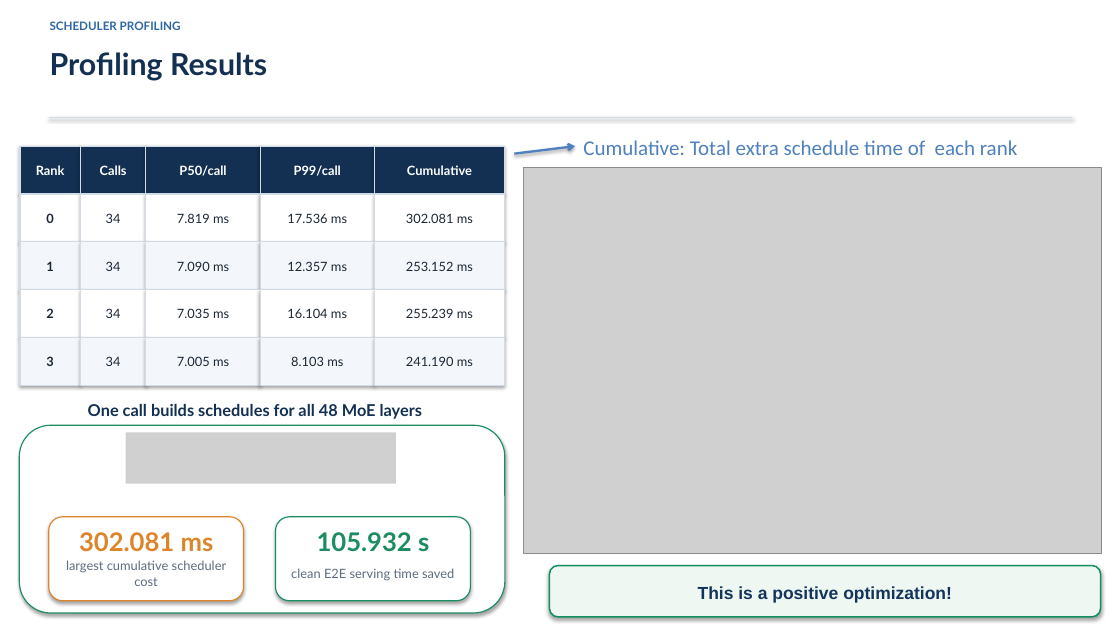
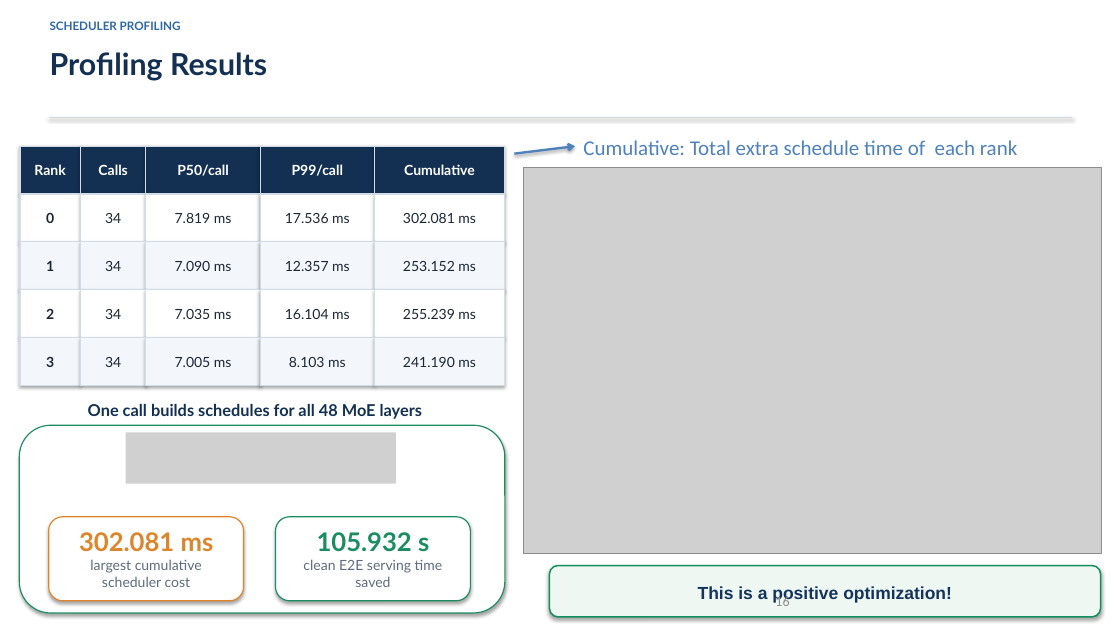
Before and after one commit to DOCCA0/vllm, a slide deck: slide 16 of benchmarks/eplb_rebalance/presentation/eplb_migration_batching.pptx (slide 15 before the commit). Drawn at 1120x630 pixels with LibreOffice and Linux fonts; fonts in the diff are those of the drawing; grey boxes stand for pictures. Boxes give left, top, right and bottom in pixels: in the first picture for what was removed or moved away, otherwise in the second. Text is boxed around its words. In the diff, an @@ line names an element or a change of style, - is before the commit and + after.

```diff
--- a/benchmarks/eplb_rebalance/presentation/eplb_migration_batching.pptx
+++ b/benchmarks/eplb_rebalance/presentation/eplb_migration_batching.pptx
@@ size 11 to 12 pt in 23 elements at [34, 164, 65, 175], [98, 164, 127, 175], [177, 164, 228, 176], [292, 164, 343, 176], [404, 164, 475, 175], [105, 213, 121, 223], [175, 213, 232, 223], [285, 213, 350, 223], [403, 213, 476, 223], [105, 261, 121, 271], [175, 261, 232, 271], [285, 261, 350, 271], [403, 261, 476, 271], [105, 309, 121, 319], [175, 309, 232, 319], [285, 309, 350, 319], [403, 309, 476, 319], [105, 357, 121, 367], [175, 357, 232, 367], [289, 357, 346, 367], [403, 357, 476, 367], [90, 560, 202, 587], [303, 559, 442, 587] @@
@@ page number added at [775, 594, 789, 606], 12 pt, text #8C8C8C @@
+16
```
Also in this commit, not shown: 15 other slides changed, 1 slide added, 6 other files.
